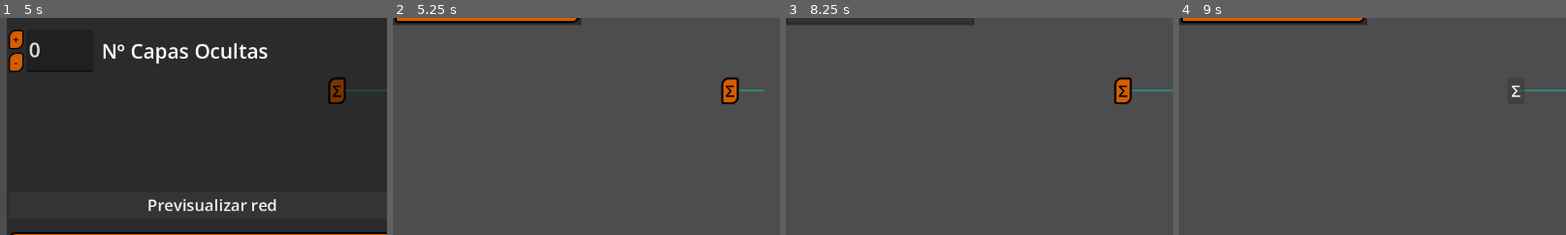
Above: before the commit, frames 1-4 (left to right).
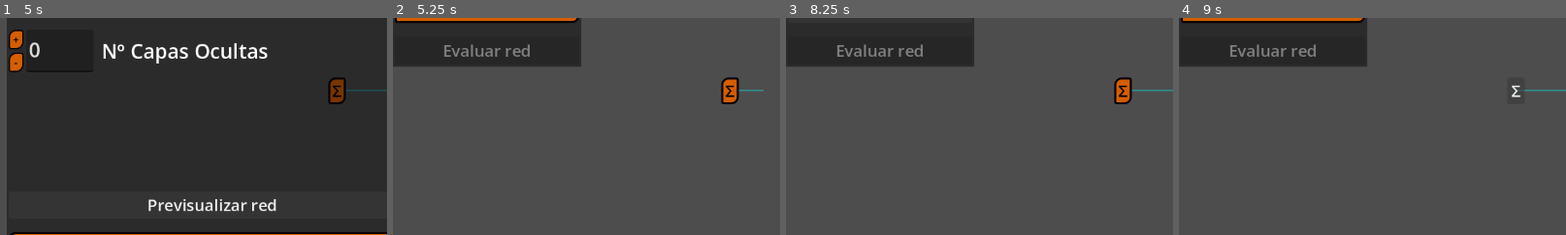
Above: after the commit, the same moments.

Repository: HectorAldao/visualizing_machine_learning
Game: Godot game, scene res://scenes/views/nn_view/nn_view.tscn
The game is run twice, just before and just after one commit, with the same random seed, the same clock (stepped at 60 frames per second) and the same inputs. This scene is started directly instead of the project's main scene.
Inputs:
- Up to frame 1 (5 s): click "Σ" at 0.5 s; click "Cargar Red" at 1.25 s; click "+" at 2 s; click "-" at 2.75 s; click "softmax" at 3.5 s; click "Previsualizar red" at 4.25 s
- Up to frame 2 (5.25 s): click "Entrenar Red" at 5 s
- Up to frame 3 (8.25 s): click "Siguiente neurona" at 5.75 s; click "Siguiente capa" at 6.5 s; click "Siguiente paso" at 7.25 s; click "Acabar entrenamiento" at 8 s
- Up to frame 4 (9 s): click "Σ" at 8.75 s
The pictures show only the part of the screen within x 0-50%, y 34-84%; the shares and areas given below are measured in that part.

Frame 1 is identical in both runs. In frame 2, 8.9% of the frame differs, in the area x 0-49%, y 3-23%; in frame 3, 8.9%; in frame 4, 8.9%.

Commit message:
feat: new buttons on panel alg nn

Diff:
--- a/godot_project/scenes/interface/nn/panel_algorithm_nn/panel_algorithm_nn.gd
+++ b/godot_project/scenes/interface/nn/panel_algorithm_nn/panel_algorithm_nn.gd
@@ -6,3 +6,4 @@
 	$VBoxContainer/NextLayerButton.pressed.connect(func(): SignalsObserver.train_nn_next_layer.emit())
 	$VBoxContainer/NextStepButton.pressed.connect(func(): SignalsObserver.train_nn_next_step.emit())
 	$VBoxContainer/CompleteTrainButton.pressed.connect(func(): SignalsObserver.train_nn_complete.emit())
+	$VBoxContainer/TestButton.pressed.connect(func(): SignalsObserver.test_nn_start.emit())
--- a/godot_project/scenes/interface/nn/panel_algorithm_nn/panel_algorithm_nn.tscn
+++ b/godot_project/scenes/interface/nn/panel_algorithm_nn/panel_algorithm_nn.tscn
@@ -23,3 +23,8 @@
 [node name="CompleteTrainButton" type="Button" parent="VBoxContainer" unique_id=1855667876]
 layout_mode = 2
 text = "Acabar entrenamiento"
+
+[node name="TestButton" type="Button" parent="VBoxContainer" unique_id=921408889]
+layout_mode = 2
+disabled = true
+text = "Evaluar red"
--- a/godot_project/scripts/signals_observer.gd
+++ b/godot_project/scripts/signals_observer.gd
@@ -51,5 +51,6 @@
 signal train_nn_next_layer
 signal train_nn_next_step
 signal train_nn_complete
+signal test_nn_start
 
 @warning_ignore_restore("unused_signal")
